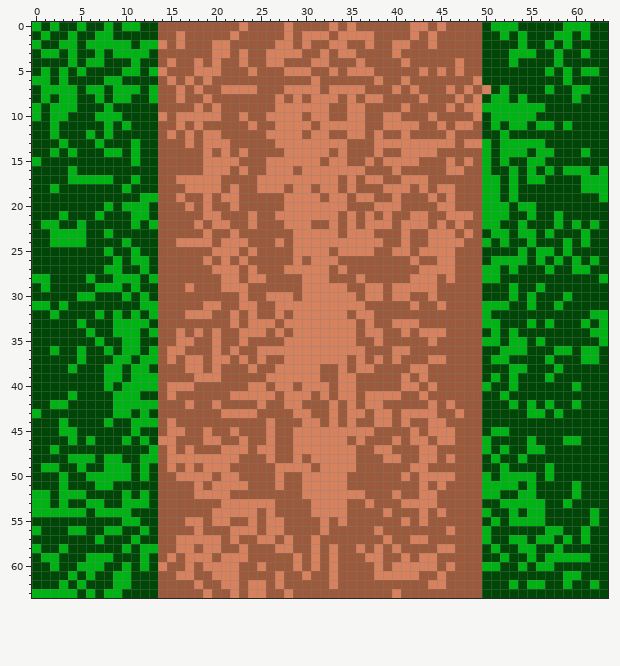
Two states of a pixel-art sprite, img/tiles/vertical_path.png. This is how it looked before the edit.
The file is 64x64 pixels. Colours within 5 levels of each other are drawn and written as one.
Once edited:
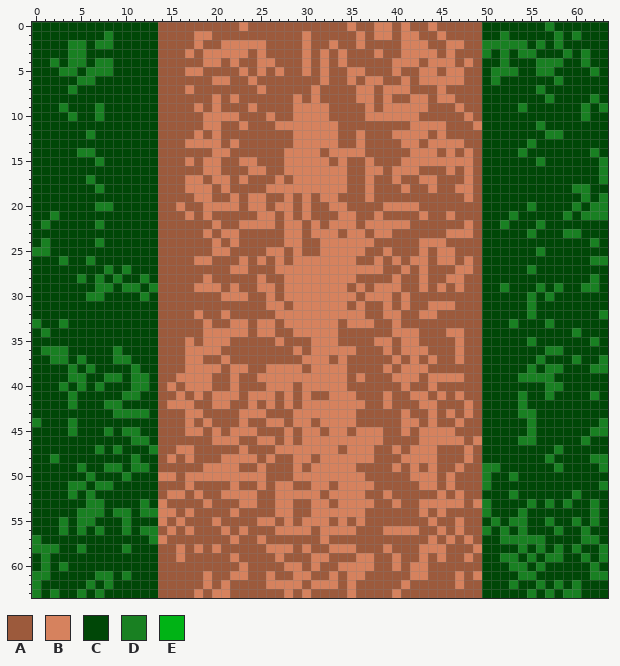
Palette (. is transparent): A #9c5a3c  B #d6825e  C #004707  D #198022  E #00b315
Change:
Changed rows in their new state; - is an unchanged pixel.
first column x 0:
 0 C-C--C--C-CC----------------A----A----BB-BAABA-----CCC---D-CCC--
 1 -C--C--CD-------A-BB--A-----A--AA-AA-ABB-B--AB------D-C---DCDC--
 2 C--CDDCDDCC-CCA-A-B-A-BBBB-AA-----A-BA--A-BBA-BB--DDDDD-DCDC----
 3 -CC-DD-C-CCCC----B-B--B--BAAAAB----A--B-ABBBB-B---D-DCDD--CD-D--
 4 --D-DDCDD--C---A--AB--BA-B-A--BA--B-A---B-B-BBBAB---DC--DDD--D--
 5 -C-DDCDDD-CC-CA--B-AA--BAB-BAA--BA---A--B---BAB----DDD--DD-C-CD-
 6 CC-C-DD-CC-----A-A-ABB--B------AB--B-B-----BBBBB-A-D------DC----
 7 -CCCD-CC-CCC-C--ABA--AAAAB--AAA--AAA-B-B-BA--BA-A-C-C---DC--CC--
 8 -C-CC--C-CC--C--A--AB-B----A----AA-AB-AB--B--BBA-A-CC-C--D--C-D-
 9 C-CDC--DC---------------B--AA------AAB-BB-BB--ABAACCCCDCC----D-D
10 C-CCD--DCC----A-AAA--BBA---AA-B----AABB--BB-A---BA-CCCCC-----D--
11 --C-----C-C-----A-ABB--BA------B--AAA--AAA-BB--AAB-C-CC-DC-C----
12 --C---D-C------A-ABA------AAA-B--B-A--A-B-BB-BA-----C----DD-----
13 ---C---C---C------B--AB----AA-----A-B-AAA--A---BAAC-CCCDC-------
14 --C-CDD-CC-C-------AB--A--------AB-BB-A--A----B-B-C-CCD-CC---CD-
15 C------D---C-----B---AABB-AA----BA-----AA--BBB-B--C-C--CD------D
16 ----C----------------A-ABBAA-B-----AABB--BB----AB-C--C-C-C-CCC-D
17 ----CCDCC--C----A--A-B-B-AA-A-----BA--A-BAA-B---B-CC-C-CC----CCD
18 --C----D--C---------ABA--A--B--B--BA-B-AA--ABAABB-CC-C------DDCC
19 ------------CC--A-B--A--BB---A-AB-A-A---A---A-A-B-CC-C-------D-D
20 -------DD-CCC---BA--BB--BB-B-A-AA-----A--BB--AA---CCC-CD----D-DD
21 --DC---C---CC----B--A---ABBA-A-AAAB--ABA--A----AA-CCCD-C--CD-DDD
22 -DC--C-D---C-C----A--A-B-BB---AB--B-----B-AA-A-AB-CCD-C-D-C-C-C-
23 --CCCC--C------------B------B-A------ABB-A--AA-B---CC-CD-C-DDC--
24 -DCCCC-D--C-----AAAABA-A---AB-AA------A--A-B--AA--C-C--C---C-CD-
25 DD------C--C----------A-A-BB--AA-B---A-BAA--A---------C-DC-C----
26 ---D--D--C-CC-----B--A---B-B--B---BB--B-B--B----B--CCCC-C-C-C-DD
27 --------DCD-C-------AA-BA--B-----B-BBBB--B--AAABB-CC-C-D-C--CC--
28 CC---DCD-DCCDC-----B-AA-A---BB---BBBA---B-A-A--B--CC----------DC
29 -C-----DDCDD-D---ABBBA-A-BB-BB------BA-B-AA-AB-B----DC--D-D--DD-
30 -----CDD--C-D--------BB----A-B---------BA---A--------C-D-D-C----
31 CC-C--------CC-----AA--AA-B-A------A---B-BA-B-B---CCC--D--C-----
32 --C----C-C-C-C---A-A-BA-A---B------B-A-BB--BB-----C----D------CD
33 D--D-C---CCCC------B---BA---------A-B----AA-------CC-D-C-D---C-C
34 -D----C--CCC-C--A-AB-BB-A-BA------AA-AA-B-BAAABB---C-C------D-CC
35 -------C--CC----A--B-B-A---BAAA---AA---B-BB-A--B--CC-CCDC-----DC
36 -DDD-C--CDCC-C-AABBB--A--AAAA-A-----A--BA-BB---B----CCC--DDC-CC-
37 --DD-D---DD-CC-A----A--A-A--AA---A--A-A---B--A-B---CC---DC--DCCD
38 ----D-D-CC-DC------B--BBA-B---A-BB--AA-B-B-----------CCD-DD---DD
39 ----DD--DD-DDC--BB--A-B--B------BB-AB---B-BABBBB---C-CDDDD------
40 ---D-D-DC-CDDC--A-BB--B-AAB------B-A------A-------C--C---DD-C---
41 ----D----CDD---AB-B-BB-A-----A--AB---AA-A-B--B-B----C-D--D----D-
42 --CCD---DDCCCC-BB----B--BAB--ABBB-B-BAAB---B--A-B----CDC-C--C---
43 C--------DDDD----BB--AA--B-----BB-B-A-AA--AA--BAB-----DDC-C-----
44 D--CD---C--CCC-A-B-B---B---B-B-AB-B---AA--B--A-B-------D-------D
45 ---CD---D-DD---AABBAB--BB-A-BA--A--A--B--BAB-------CC--D------DD
46 ----C-C---CDD-AA---A-BBA-B--BA-----B-BB-A-A-B--B-BC---DD---CCD--
47 --C----D-D---D-AB----AA--AABB-----A-BBAAB-B-----B-C-C--CC-D-----
48 --D-CCC-CC-DCC--A-AAA--BB-----BA----BB-AABB---A-B--C--C--D----DD
49 -CC--D--DDCDD--A-A----B--B-AA-AB--------B--AB--B--DDC----CD----D
50 ---C--DCCCD-C-BBA---B--BBB-A-B-----BB----AB--A----D-CDCC-C------
51 ---CDD-DD--------BA-AA-A-B--B-A--A-BBB------BAB---DCCC-C----C--D
52 CC-CDCD---C-C--BB--AA-BBB--BBB--A------BA--AAB-B--CC-DCC----D---
53 CC-C--DD--CCD-B----B-AA--AABB----A-BB---BAA--BBB-BD-CCCDCD-D--D-
54 CCCCCDDDCDD-DDBB-B--AA-AA-ABB------BB--A----------D--CDCC-----D-
55 ---D-DD---DC--B-BAA--A--AB-AB-BB----B----A-AB--B---D-DDCCD--D-D-
56 C--DCD-DCCD-DD-B-BA--BA-A-A-BBB--BBB--ABBBB--BAB--D-D-D--CD--D--
57 D------C---C-DB-AAAAA-----A-A--AB------A--AAB-B-B-C-DDDDDC-C-DD-
58 DDDC-D----D-CC---ABA---A--B---BA--BBA-ABA--BB-A--B-C--DCD-D-D--D
59 -DC---CCC---C--ABAAA-A-A---B-A--BA--B-A-BA--AB--B---DD-D-DDCCD-D
60 -DCD-CCC--C-C-A--A-AAAAB-A--B----ABBBBA--A--A-A---CC-DD-DC----D-
61 DD--C-CDDCD-----AA-BAA-B--BA-B-----BB-AAAA-B-A-B-B----DD---CC-DD
62 D--C-CD-DCC-------AB--A-AAB-BB-BB--B-----B--AA-B-----D-CD-DCD-C-
63 DCDCCDCDCC--------BABBA-AA----B----B-------------------D-D-DD---
